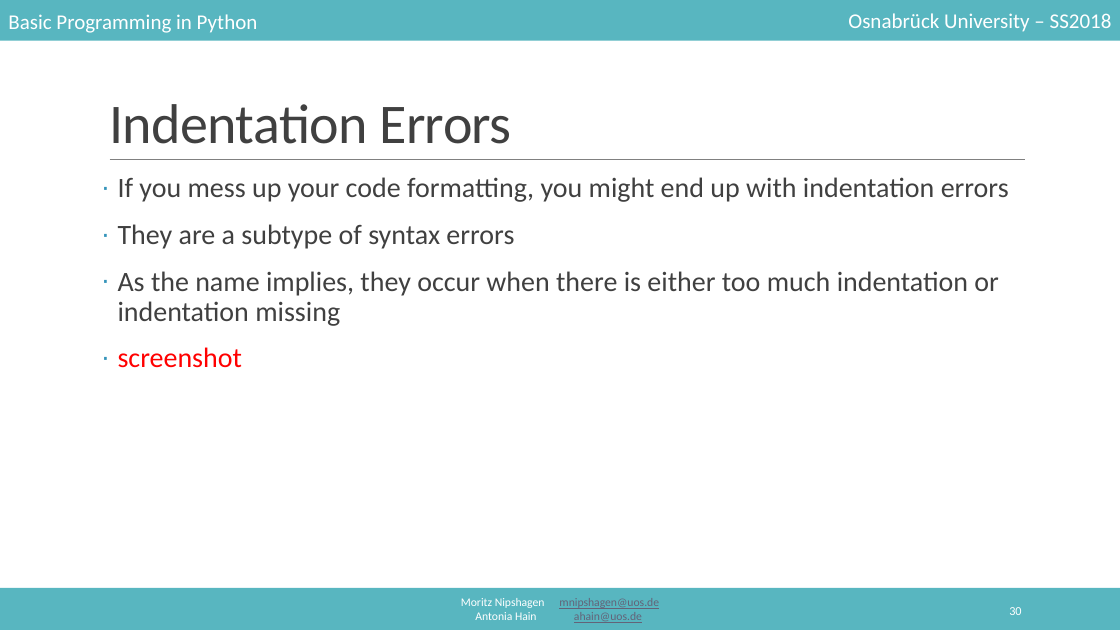
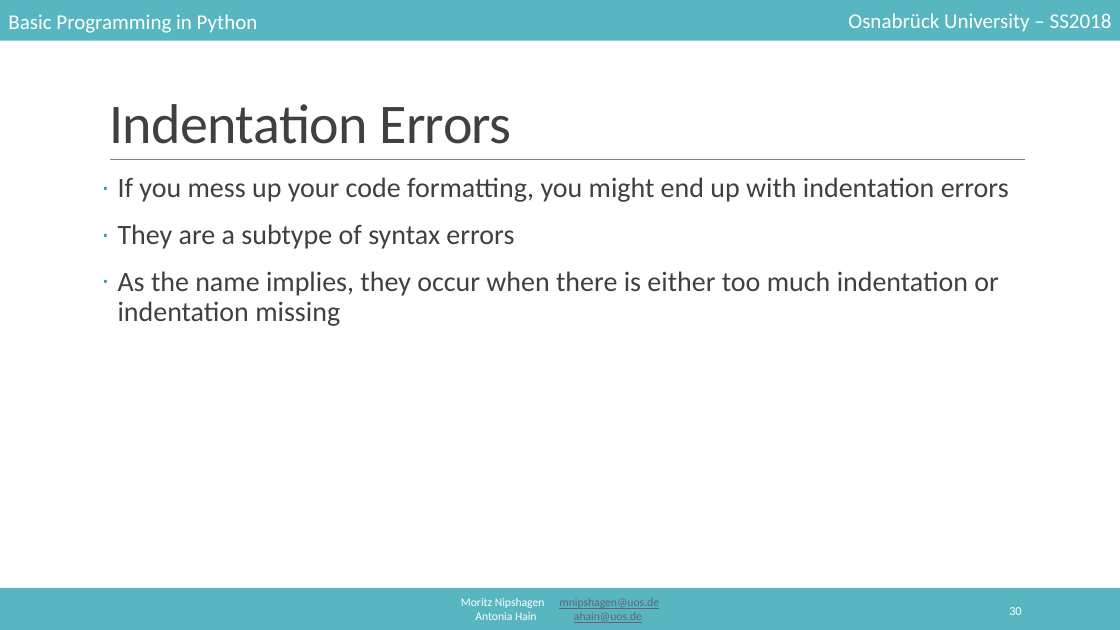
Before and after one commit to mnipshagen/monty, a slide deck: slide 30 of 2018/07/07_Debugging_errors_and_strategies.pptx. Drawn at 1120x630 pixels with LibreOffice and Linux fonts; fonts in the diff are those of the drawing. Boxes give left, top, right and bottom in pixels: in the first picture for what was removed or moved away, otherwise in the second. Text is boxed around its words. In the diff, an @@ line names an element or a change of style, - is before the commit and + after.

```diff
--- a/2018/07/07_Debugging_errors_and_strategies.pptx
+++ b/2018/07/07_Debugging_errors_and_strategies.pptx
@@ text at (118,347,242,368): paragraph removed @@
-· screenshot
```
Also in this commit, not shown: 10 other slides changed, 6 slides added, 1 slide removed, 5 other files.
